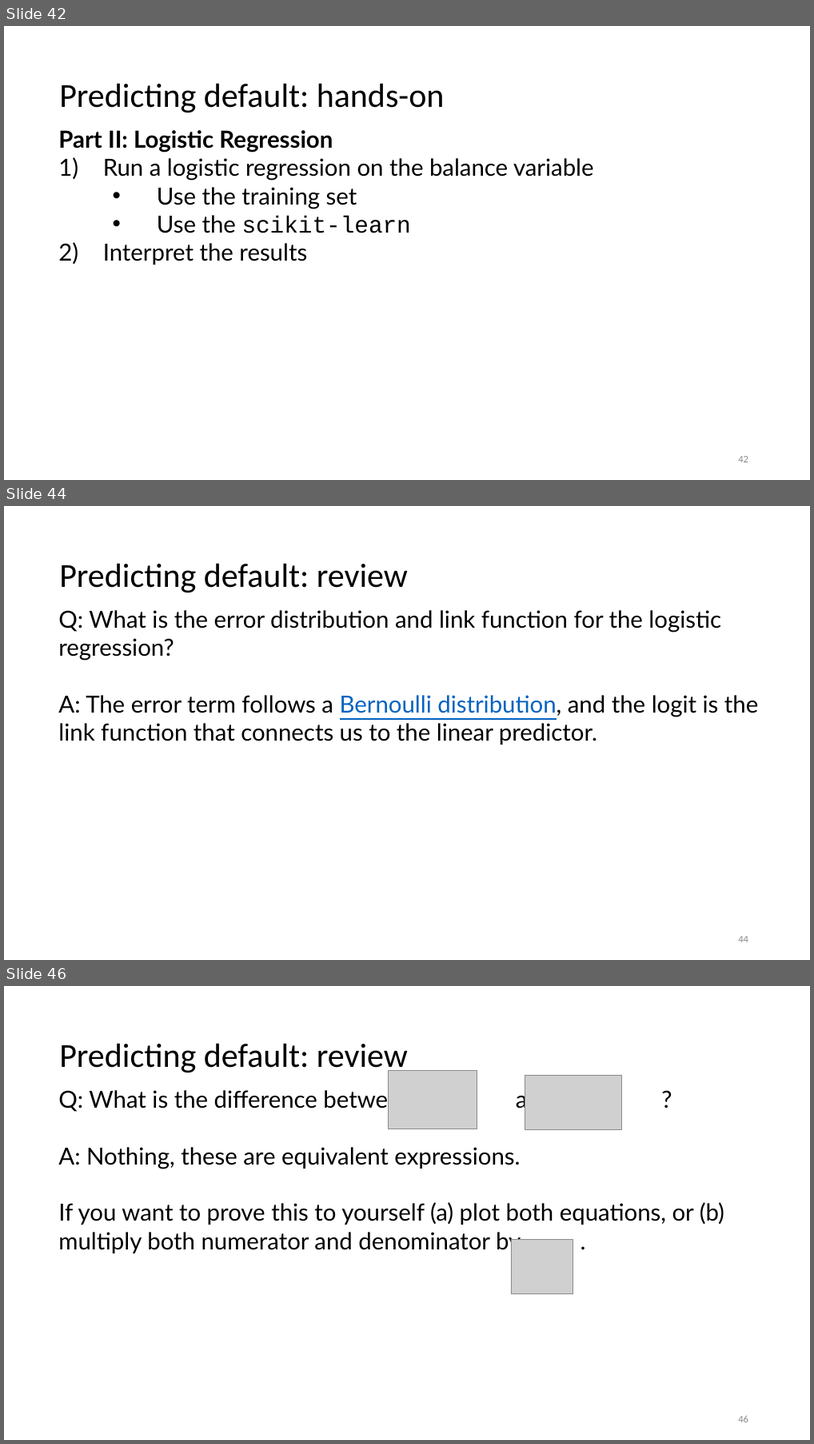
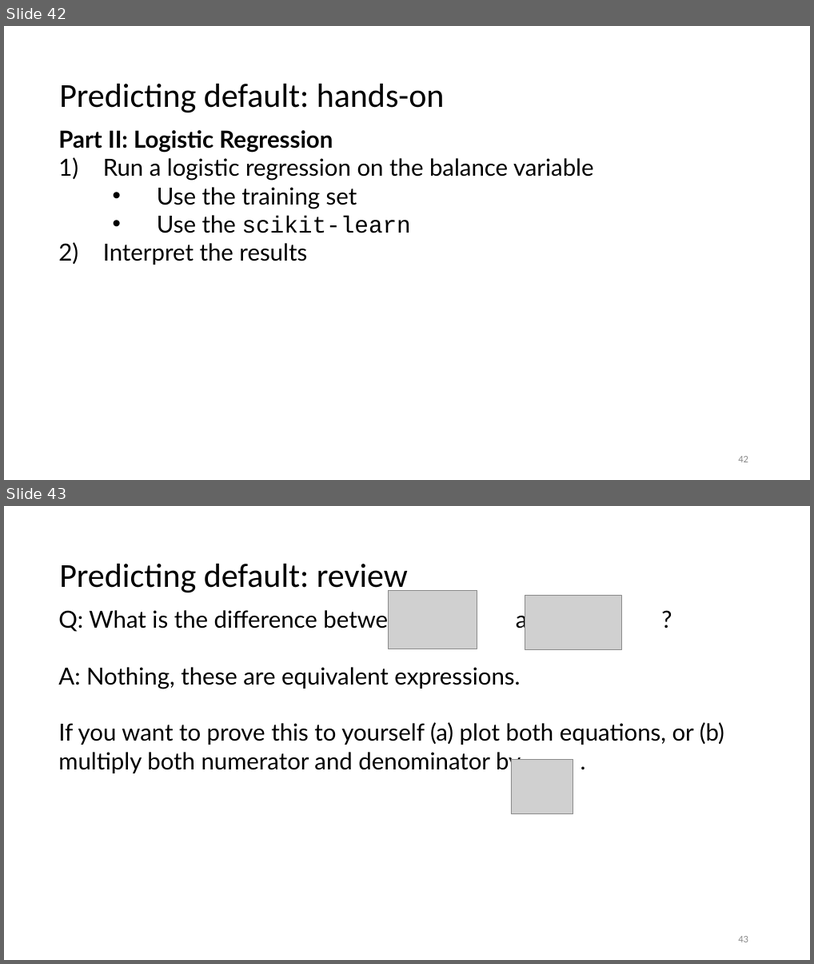
Before and after one commit to jayurbain/DataScienceIntro, a slide deck: slides/09_logistic_regression_classification.pptx. Shown one above the other, each under a label of ours: slides 42, 44 and 46 before the commit, slides 42 and 43 after it; the slides between them are not shown. The pictures are 814x1444 and 814x964 pixels, drawn with LibreOffice and Linux fonts; fonts in the diff are those of the drawing; grey boxes stand for pictures. Boxes give left, top, right and bottom in pixels: in the first picture for what was removed or moved away, otherwise in the second. Text is boxed around its words. In the diff, an @@ line names an element or a change of style, - is before the commit and + after.

```diff
--- a/slides/09_logistic_regression_classification.pptx
+++ b/slides/09_logistic_regression_classification.pptx
@@ slide 44 removed at (4, 506, 810, 960), background #FFFFFF @@
@@ text removed at (59, 564, 408, 593) @@
-Predicting default: review
@@ text removed at (58, 610, 758, 744) @@
-Q: What is the error distribution and link function for the logistic regression?
-A: The error term follows a Bernoulli distribution, and the logit is the link function that connects us to the linear predictor.
@@ page number removed at (738, 936, 749, 942) @@
-44
@@ what was slide 46 is now slide 43 @@
@@ page number at (738, 936, 749, 942): text changed @@
-46
+43
```
Also in this commit, not shown: 1 slide added, 2 other slides removed, 2 other files.
